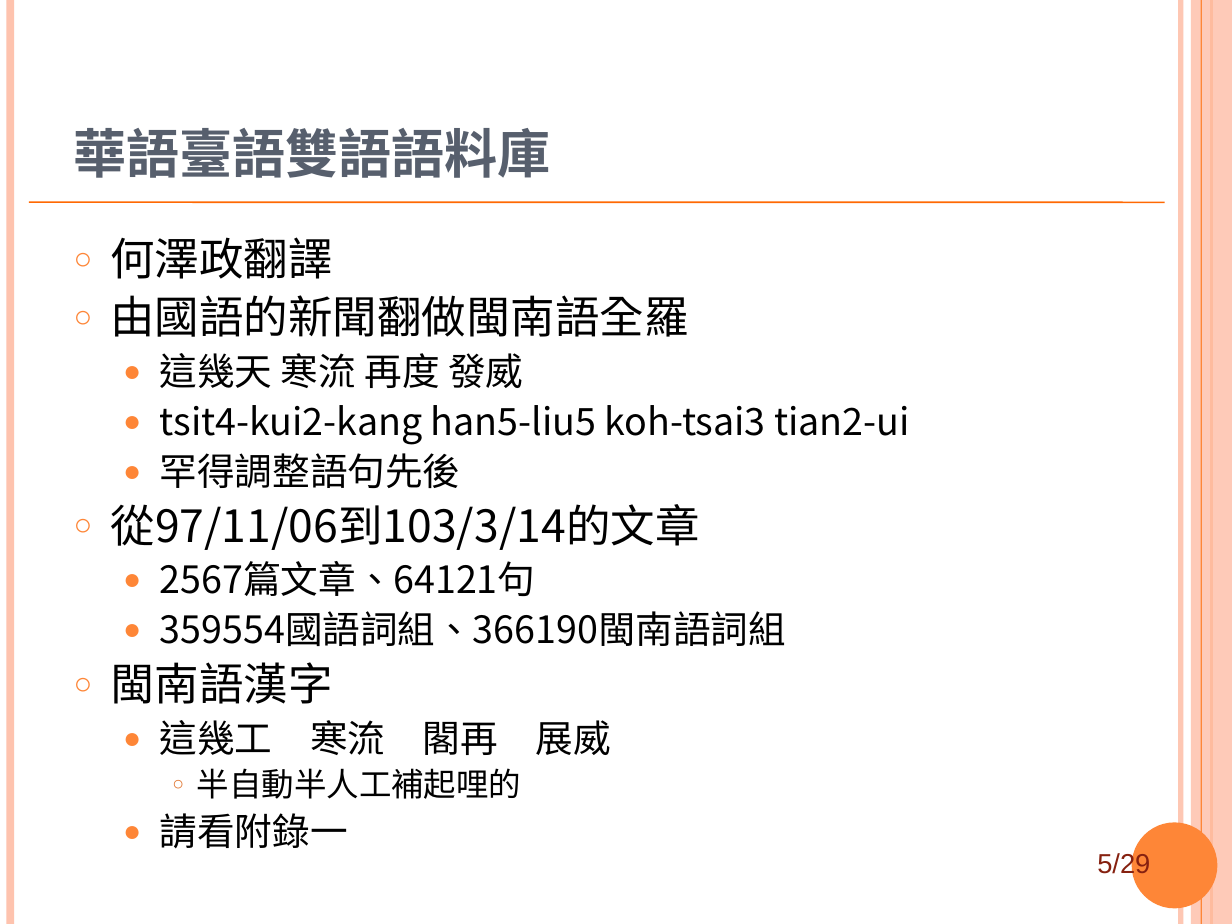
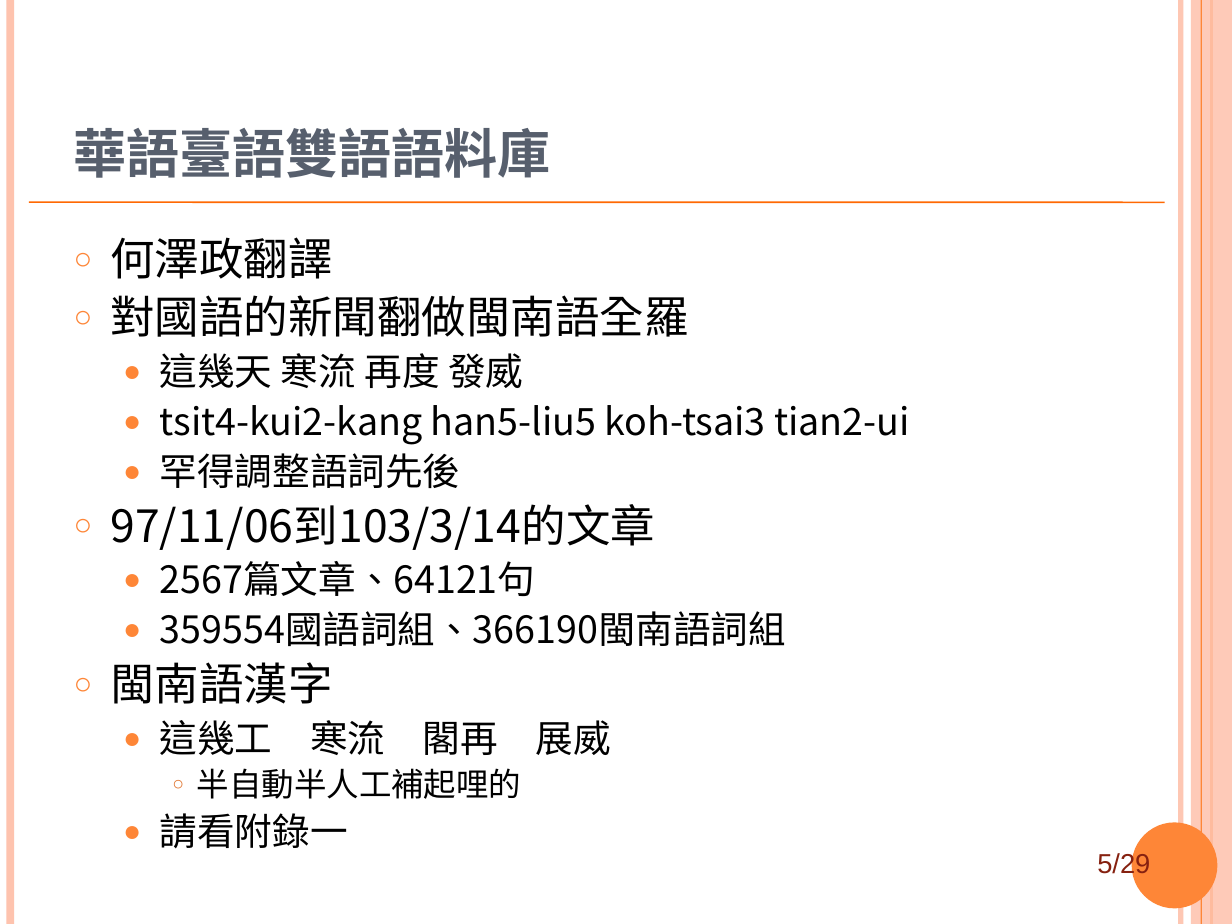
Before and after one commit to sih4sing5hong5/po3-ko3_tau5-iann2-phinn3, a slide deck: slide 5 of 翻譯報告.ppt. Drawn at 1232x924 pixels with LibreOffice and Linux fonts; fonts in the diff are those of the drawing; background and template pictures are left out. Boxes give left, top, right and bottom in pixels: in the first picture for what was removed or moved away, otherwise in the second. Text is boxed around its words. In the diff, an @@ line names an element or a change of style, - is before the commit and + after.

```diff
--- a/翻譯報告.ppt
+++ b/翻譯報告.ppt
@@ text at (110, 295, 689, 337): text changed @@
-○ 由國語的新聞翻做閩南語全羅
+○ 對國語的新聞翻做閩南語全羅
@@ text at (110, 453, 655, 550): text changed @@
-  ● 罕得調整語句先後
-○ 從97/11/06到103/3/14的文章
+  ● 罕得調整語詞先後
+○ 97/11/06到103/3/14的文章
```
Also in this commit, not shown: 15 other slides changed, 2 slides added.
